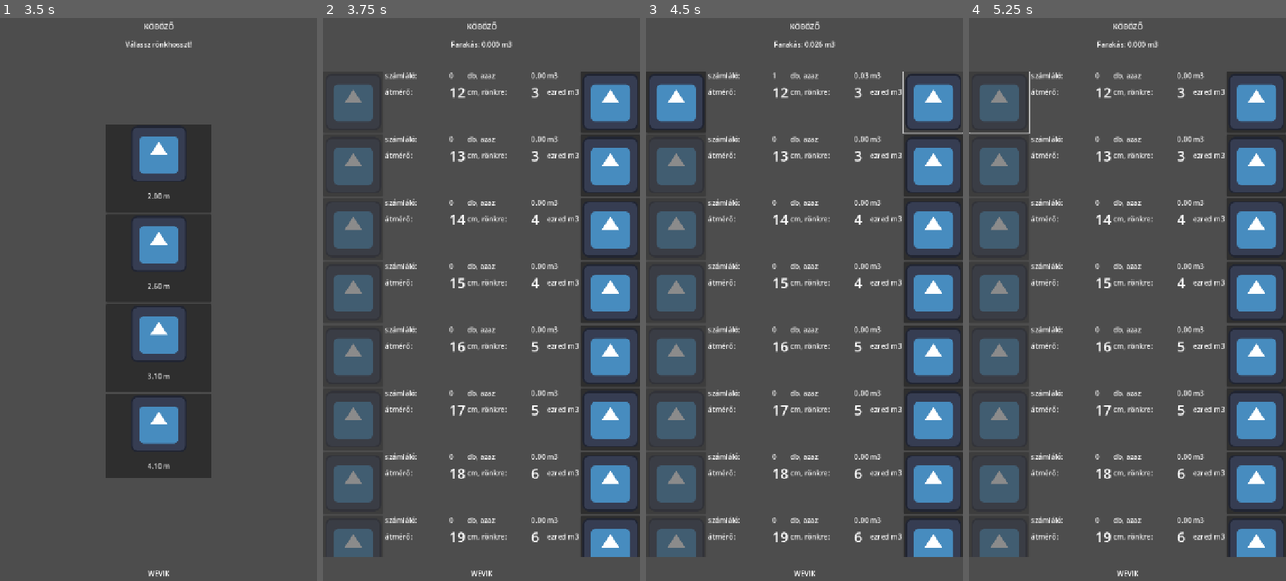
Above: before the commit, frames 1-4 (left to right).
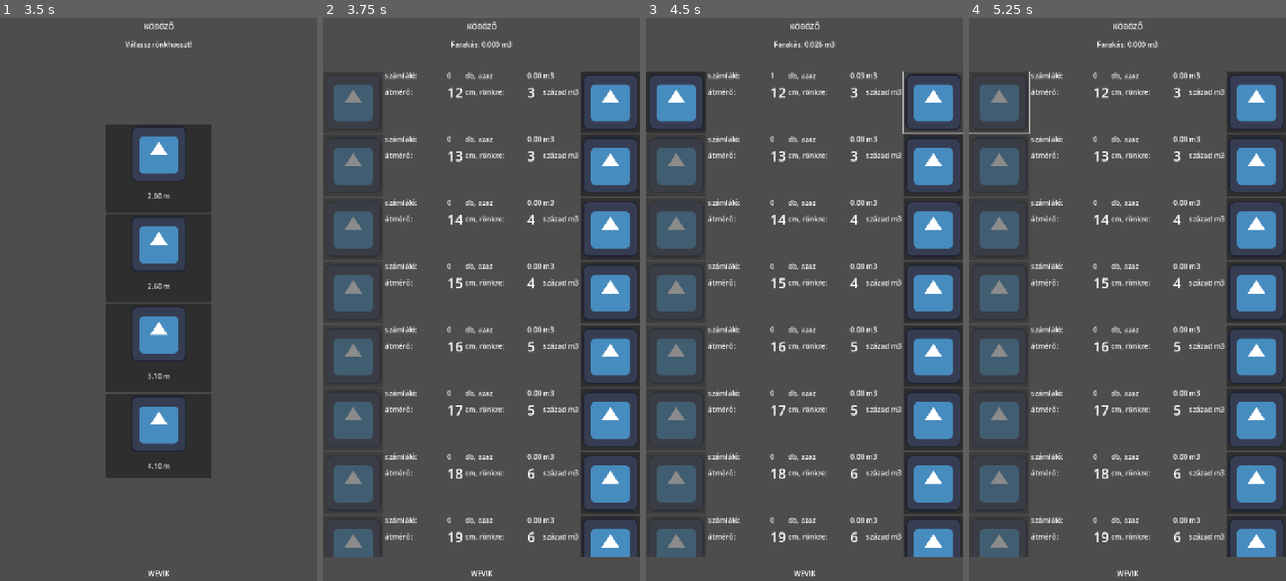
Above: after the commit, the same moments.

Repository: rolika/kob_g
Game: Godot game, scene res://main.tscn
Same seed, same stepped clock (60 frames per second), same inputs: the game is played once before the commit and once after it. The engine's default icon, where the game draws it, is replaced by a stand-in: a white triangle on a blue panel in a dark square.
Inputs (mouse positions are in pixels of both pictures, inside the frame that each line leads up to):
- Up to frame 1 (3.5 s): click (155, 124) at 0.52 s; type "12" at 0.6 s; click (155, 181) at 0.75 s; type "12" at 0.83 s; click (155, 237) at 0.98 s; type "12" at 1.07 s; click (155, 293) at 1.27 s; type "WEVIK" at 1.35 s; click "Tovább" at 2 s; click "tölgy" at 2.75 s
- Up to frame 2 (3.75 s): click "2.00 m" at 3.5 s
- Up to frame 3 (4.5 s): click (934, 102) at 4.27 s
- Up to frame 4 (5.25 s): click (997, 102) at 5 s

Frame 1 is identical in both runs. In frame 2, 3.0% of the frame differs, in the area x 39-81%, y 9-94%; in frame 3, 3.0%; in frame 4, 3.0%.

Commit message:
correct label

Diff:
--- a/scenes/cube_control.tscn
+++ b/scenes/cube_control.tscn
@@ -68,7 +68,7 @@
 
 [node name="Label10" type="Label" parent="HBoxContainer/GridContainer"]
 layout_mode = 2
-text = "ezred m3"
+text = "század m3"
 
 [node name="IncreaseButton" type="Button" parent="HBoxContainer"]
 layout_mode = 2
